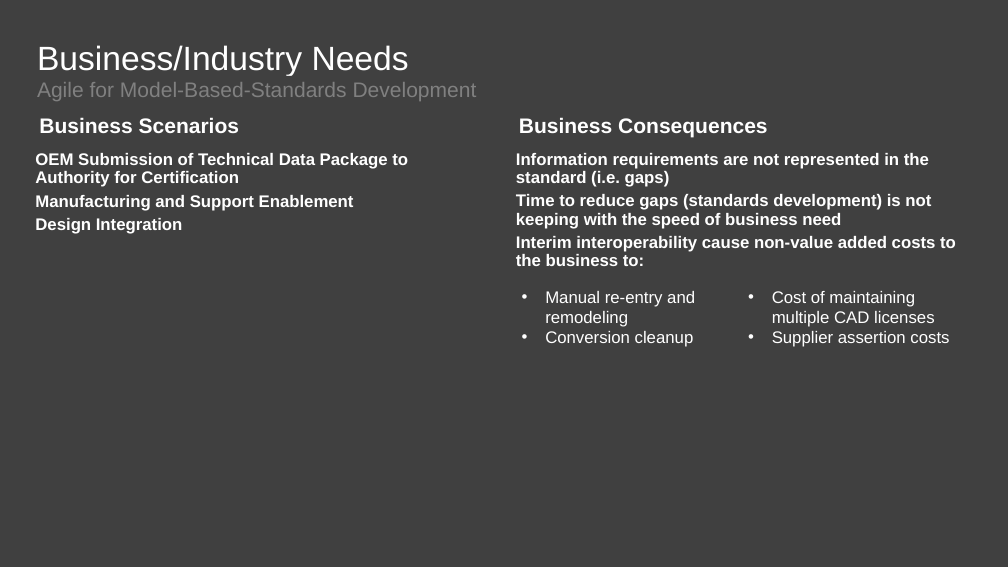
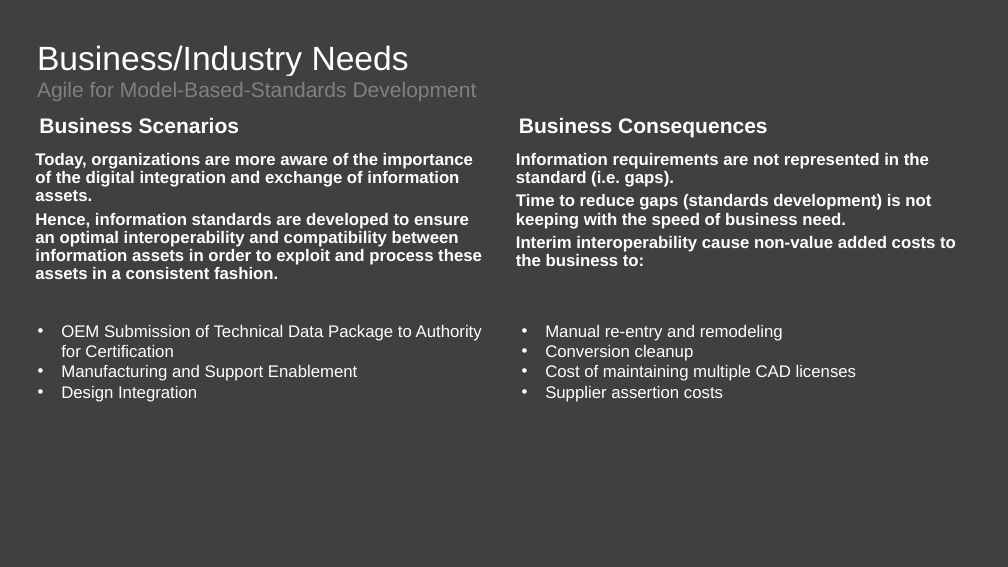
Before and after one commit to agile4mbsd/papers, a slide deck: slide 3 of 01 - Agile for Model-Based Standards Development/D - Presentations/PDES.Presentation.pptx. Drawn at 1008x567 pixels with LibreOffice and Linux fonts; fonts in the diff are those of the drawing; background and template pictures are left out. Boxes give left, top, right and bottom in pixels: in the first picture for what was removed or moved away, otherwise in the second. Text is boxed around its words. In the diff, an @@ line names an element or a change of style, - is before the commit and + after.

Commit message:
Updates

```diff
--- a/01 - Agile for Model-Based Standards Development/D - Presentations/PDES.Presentation.pptx
+++ b/01 - Agile for Model-Based Standards Development/D - Presentations/PDES.Presentation.pptx
@@ text added at [35,153,482,279], 16 pt, text #FFFFFF, bold @@
+  Today, organizations are more aware of the importance of the digital integration and exchange of information assets.
+  Hence, information standards are developed to ensure an optimal interoperability and compatibility between information assets in order to exploit and process these assets in a consistent fashion.
@@ text at [516,153,931,229]: text changed @@
-  Information requirements are not represented in the standard (i.e. gaps)
-  Time to reduce gaps (standards development) is not keeping with the speed of business need
+  Information requirements are not represented in the standard (i.e. gaps).
+  Time to reduce gaps (standards development) is not keeping with the speed of business need.
@@ text "OEM Submission of Technical Data ...": place and size @@
-text "OEM Submission of Technical Data ..." at [35,153,408,234]
+text "OEM Submission of Technical Data ..." at [61,325,482,402]
@@ text "OEM Submission of Technical Data ..." at [61,325,482,402]: bold off; bullet   to •; line spacing 0.9 to 1; less space between paragraphs @@
@@ text "Manual re-entry and remodeling": place and size @@
-text "Manual re-entry and remodeling" at [545,291,949,347]
+text "Manual re-entry and remodeling" at [545,325,857,402]
@@ text "Manual re-entry and remodeling" at [545,325,857,402]: columns 2 to 1 @@
```
Also in this commit, not shown: 3 other slides changed, 4 slides added.
